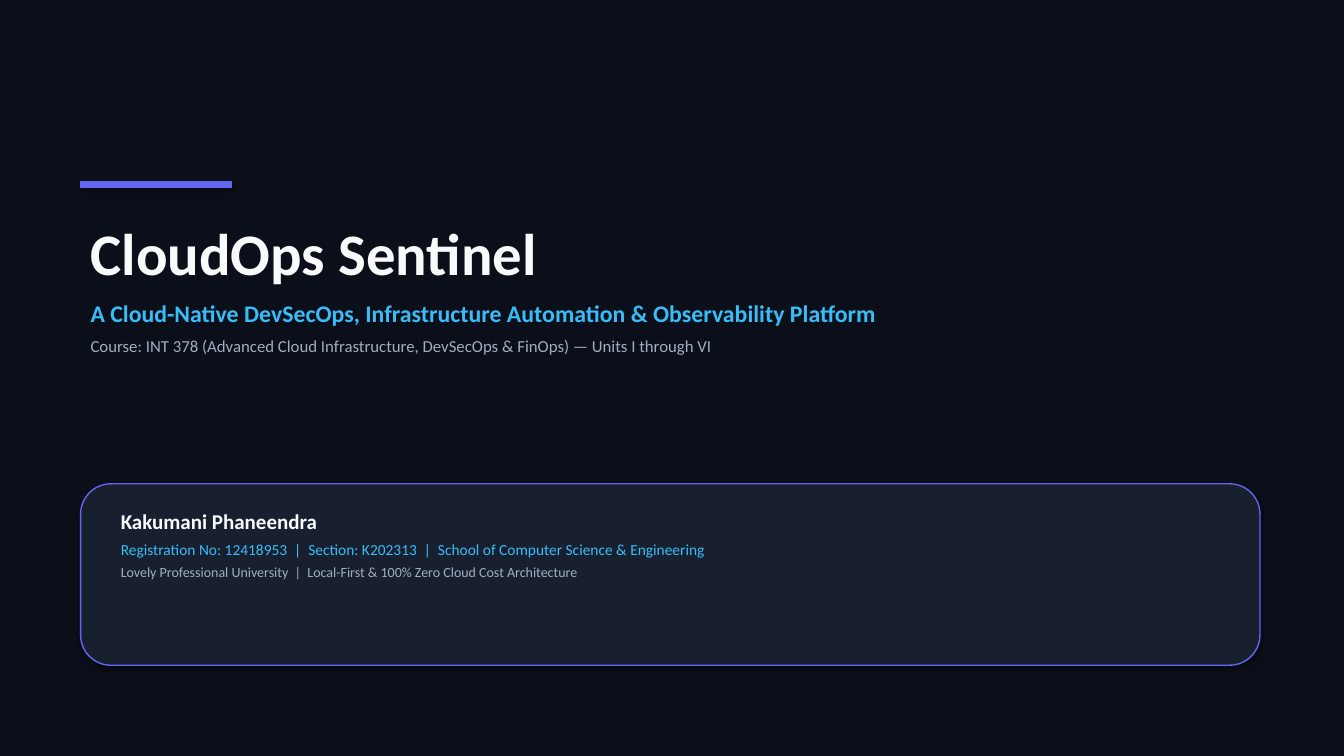
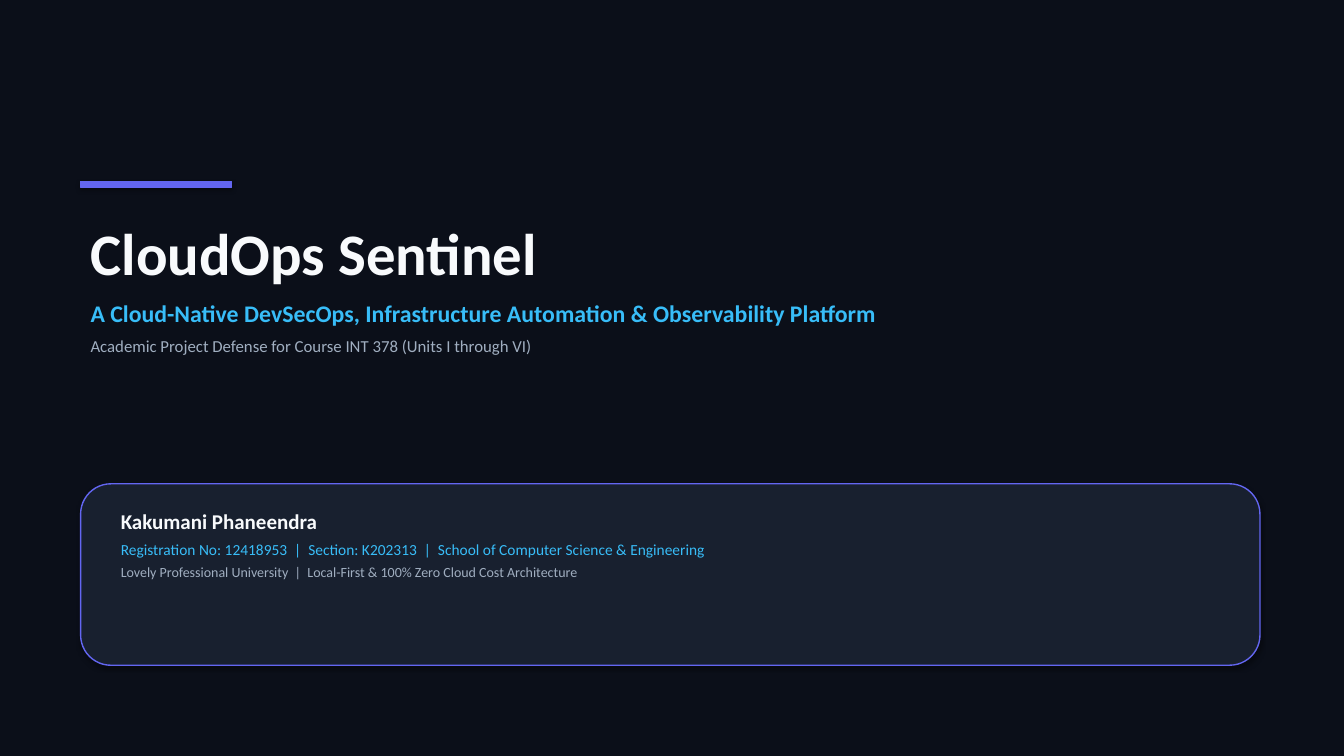
Before and after one commit to phanindra267/DevOps-WebApp, a slide deck: slide 1 of CloudOps_Sentinel_INT378_Presentation.pptx. Drawn at 1344x756 pixels with LibreOffice and Linux fonts; fonts in the diff are those of the drawing. Boxes give left, top, right and bottom in pixels: in the first picture for what was removed or moved away, otherwise in the second. Text is boxed around its words. In the diff, an @@ line names an element or a change of style, - is before the commit and + after.

```diff
--- a/CloudOps_Sentinel_INT378_Presentation.pptx
+++ b/CloudOps_Sentinel_INT378_Presentation.pptx
@@ text at bbox=[91, 340, 531, 355]: text changed @@
-Course: INT 378 (Advanced Cloud Infrastructure, DevSecOps & FinOps) — Units I through VI
+Academic Project Defense for Course INT 378 (Units I through VI)
```
Also in this commit, not shown: 10 other slides changed, 2 slides added, 1 slide removed, 3 other files.
